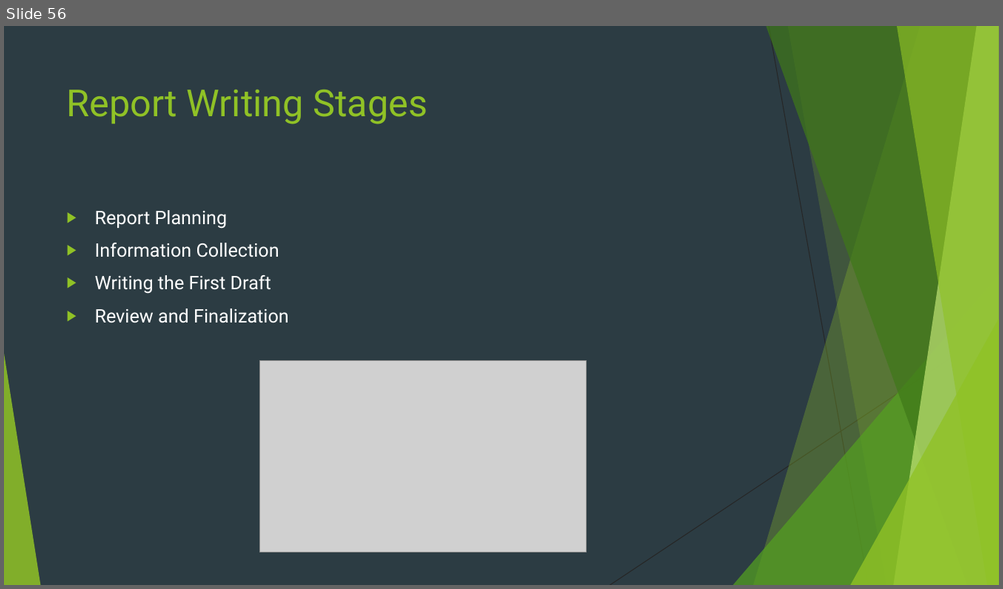
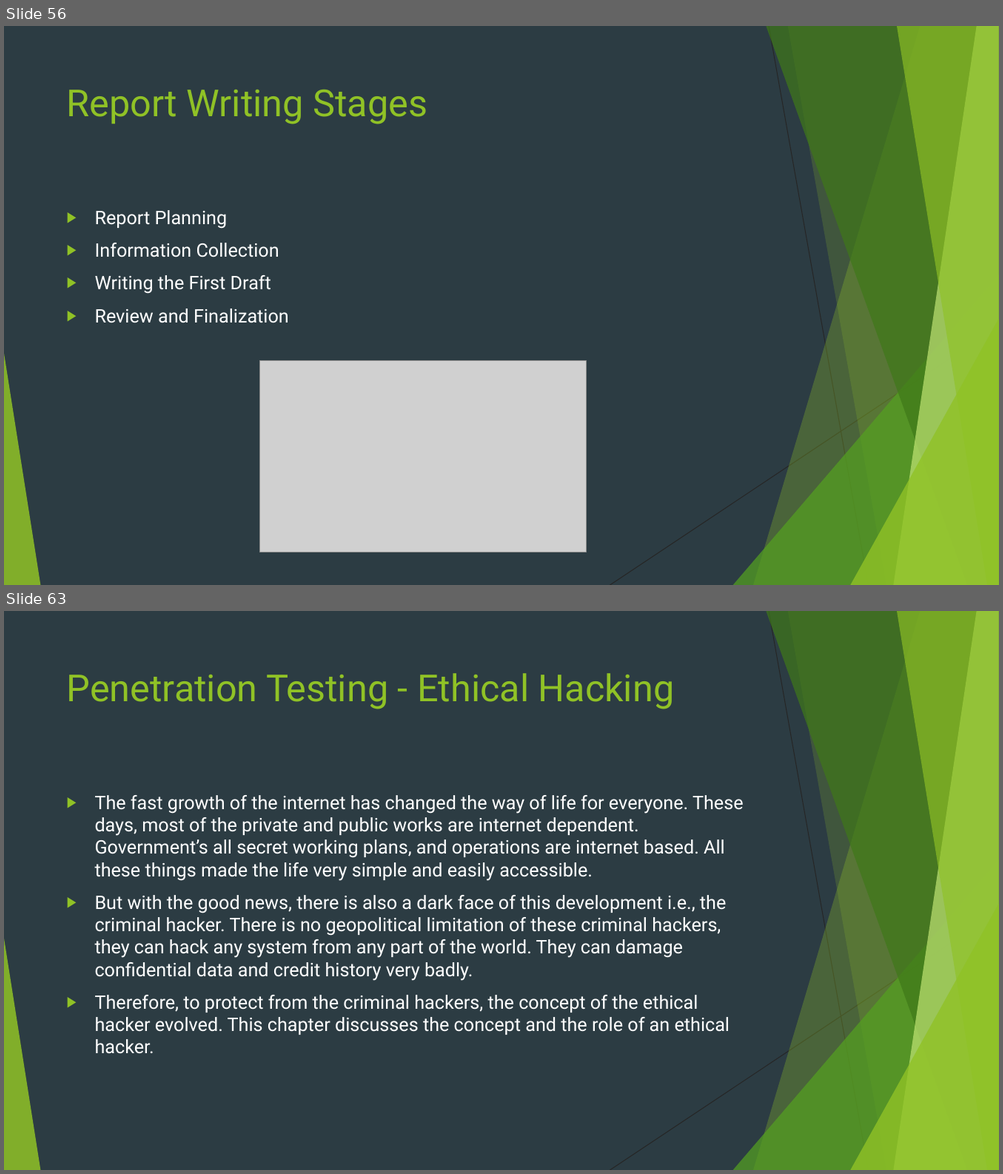
Before and after one commit to Navo26/SecurityTesting, a slide deck: PENETRATION TESTING.pptx. Shown one above the other, each under a label of ours: slide 56 before the commit, slides 56 and 63 after it; the slides between them are not shown. The pictures are 1003x589 and 1003x1174 pixels, drawn with LibreOffice and Linux fonts; fonts in the diff are those of the drawing; grey boxes stand for pictures. Boxes give left, top, right and bottom in pixels: in the first picture for what was removed or moved away, otherwise in the second. Text is boxed around its words. In the diff, an @@ line names an element or a change of style, - is before the commit and + after.

```diff
--- a/PENETRATION TESTING.pptx
+++ b/PENETRATION TESTING.pptx
@@ slide 63 added at box(4, 611, 999, 1170), background #2C3C43; not listed: 10 template elements that a slide beside it also shows @@
@@ title added at box(67, 673, 674, 709), 36 pt, text #90C226 @@
+Penetration Testing - Ethical Hacking
@@ text added at box(95, 795, 743, 1054), 18 pt, text #FFFFFF @@
+▶ The fast growth of the internet has changed the way of life for everyone. These days, most of the private and public works are internet dependent. Government’s all secret working plans, and operations are internet based. All these things made the life very simple and easily accessible.
+▶ But with the good news, there is also a dark face of this development i.e., the criminal hacker. There is no geopolitical limitation of these criminal hackers, they can hack any system from any part of the world. They can damage confidential data and credit history very badly.
+▶ Therefore, to protect from the criminal hackers, the concept of the ethical hacker evolved. This chapter discusses the concept and the role of an ethical hacker.
```
Also in this commit, not shown: 7 other slides added, 3 slides removed.
